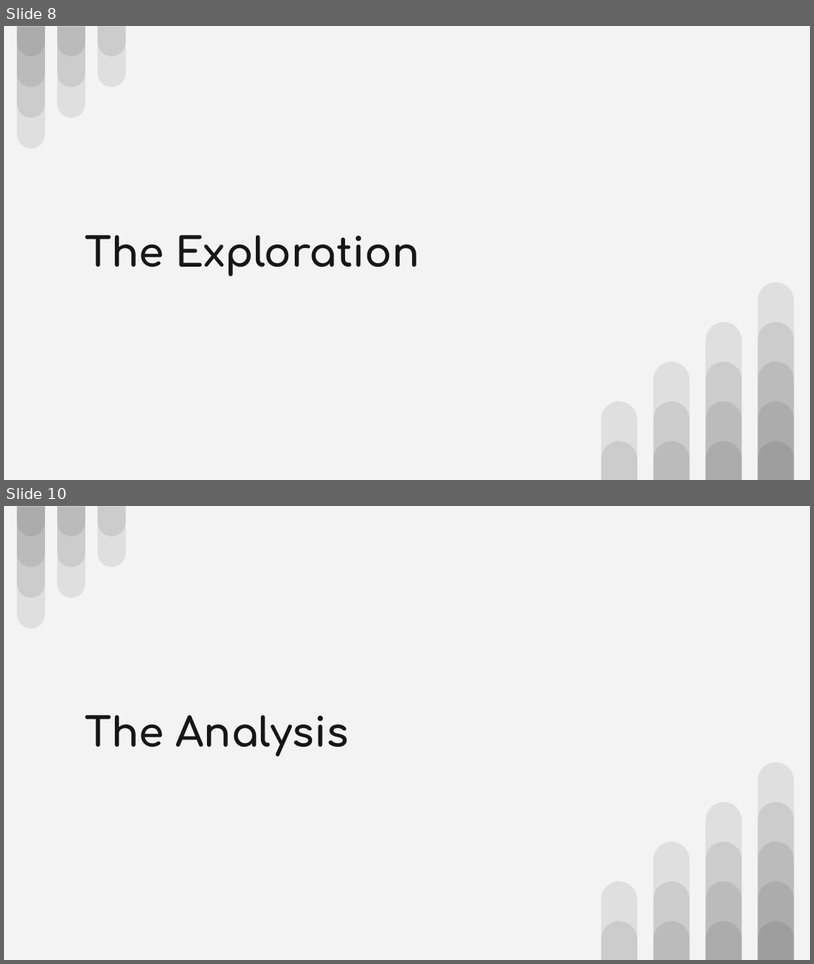
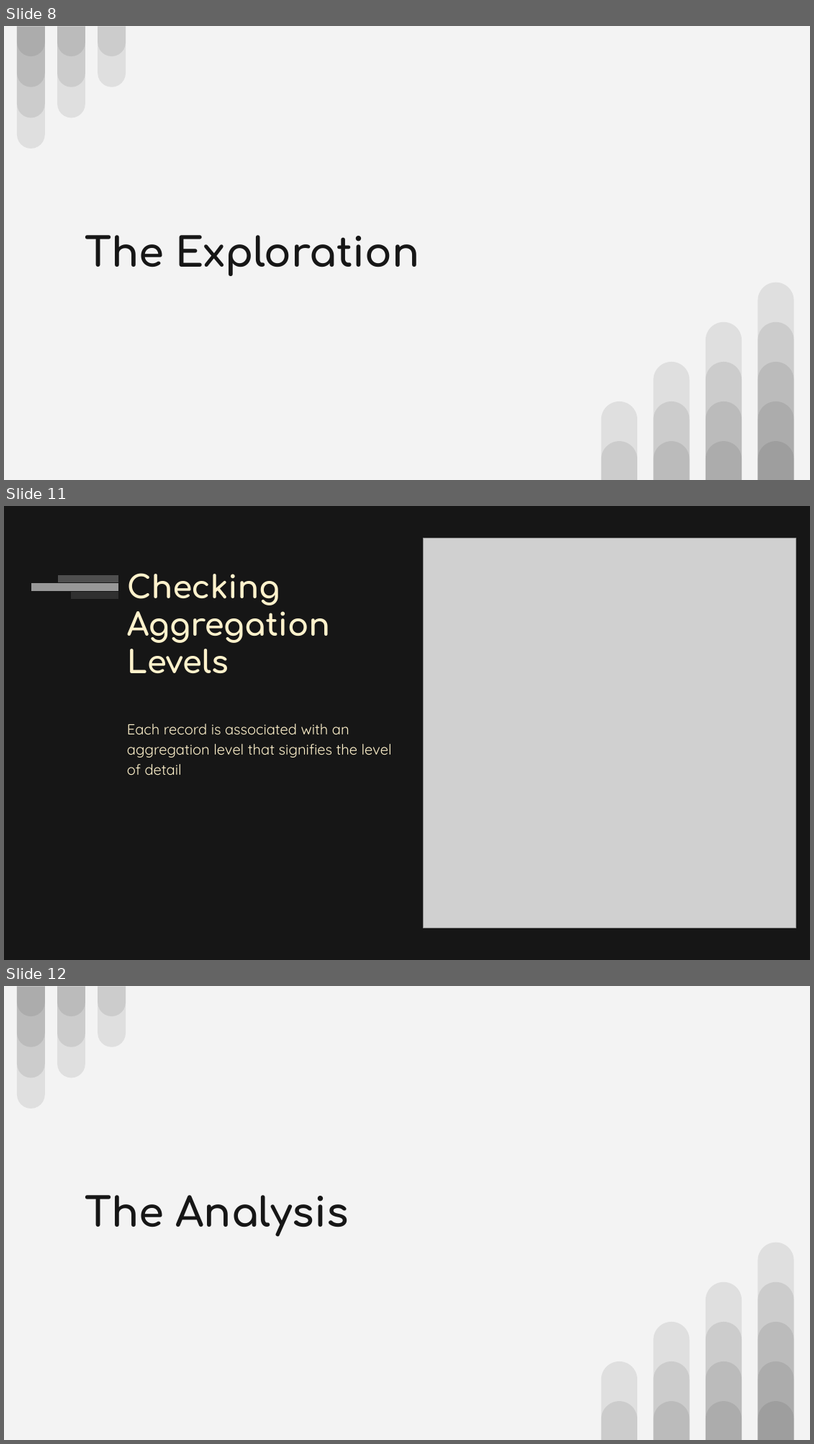
Before and after one commit to adinfinitum225/final_project, a slide deck: media/Final Project - Employment Prosepects.pptx. Shown one above the other, each under a label of ours: slides 8 and 10 before the commit, slides 8, 11 and 12 after it; the slides between them are not shown. The pictures are 814x964 and 814x1444 pixels, drawn with LibreOffice and Linux fonts; fonts in the diff are those of the drawing; grey boxes stand for pictures. Boxes give left, top, right and bottom in pixels: in the first picture for what was removed or moved away, otherwise in the second. Text is boxed around its words. In the diff, an @@ line names an element or a change of style, - is before the commit and + after.

```diff
--- a/media/Final Project - Employment Prosepects.pptx
+++ b/media/Final Project - Employment Prosepects.pptx
@@ slide 11 added at (4, 506, 810, 960), background #161616 @@
@@ picture added at (423, 538, 796, 928) @@
@@ rectangle added at (31, 582, 118, 591), fill #F3F3F3 at 59% opacity, outline #161616 0.75 pt @@
@@ rectangle added at (57, 574, 118, 582), fill #F3F3F3 at 26% opacity, outline #161616 0.75 pt @@
@@ rectangle added at (71, 591, 119, 599), fill #F3F3F3 at 12% opacity, outline #161616 0.75 pt @@
@@ title added at (127, 573, 330, 673), 28 pt, text #FFF2CC, bold @@
+Checking Aggregation Levels
@@ text added at (127, 723, 392, 775), 13 pt, text #FFF2CC @@
+Each record is associated with an aggregation level that signifies the level of detail
@@ what was slide 10 is now slide 12 @@
```
Also in this commit, not shown: 4 other slides added, 1 slide removed.
